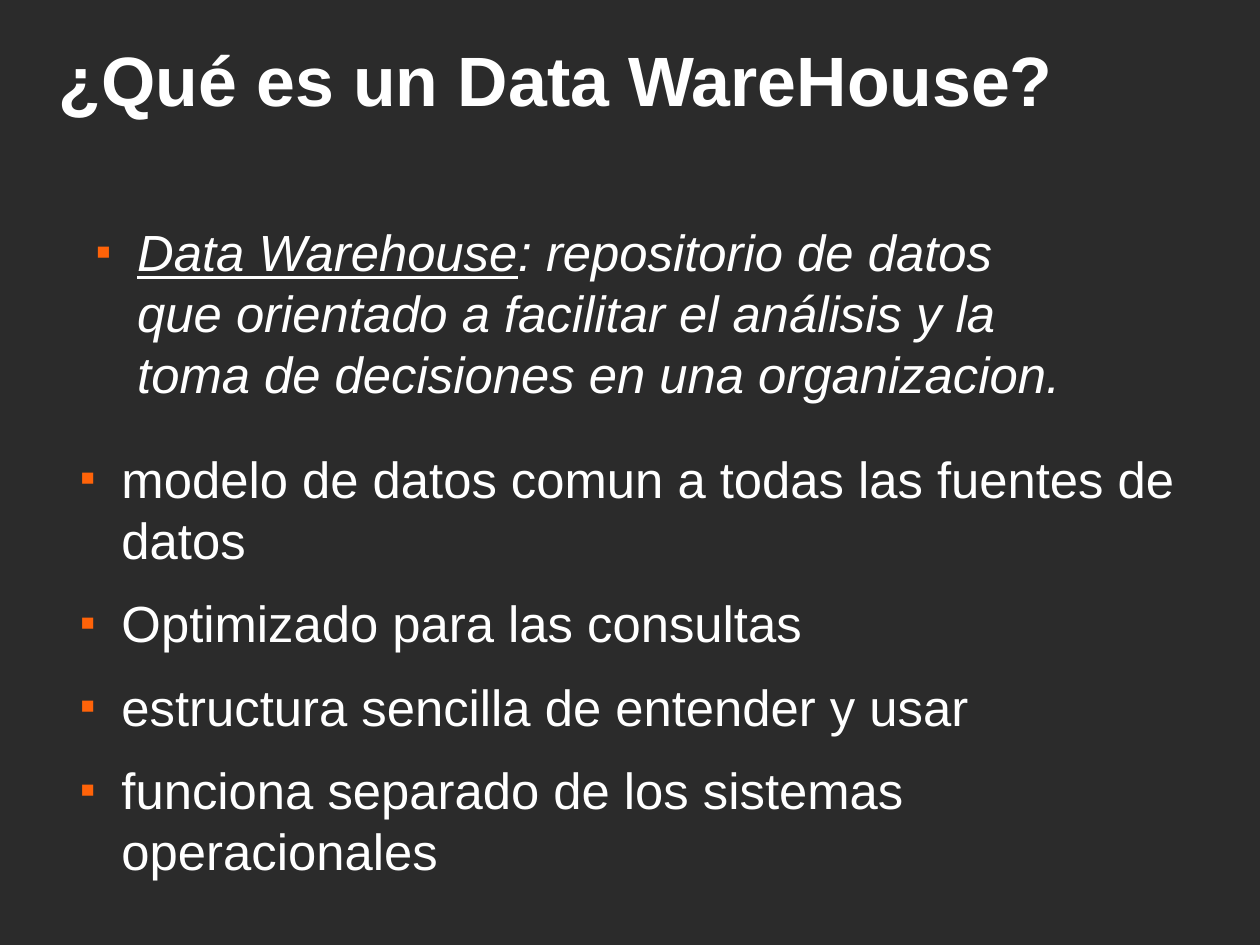
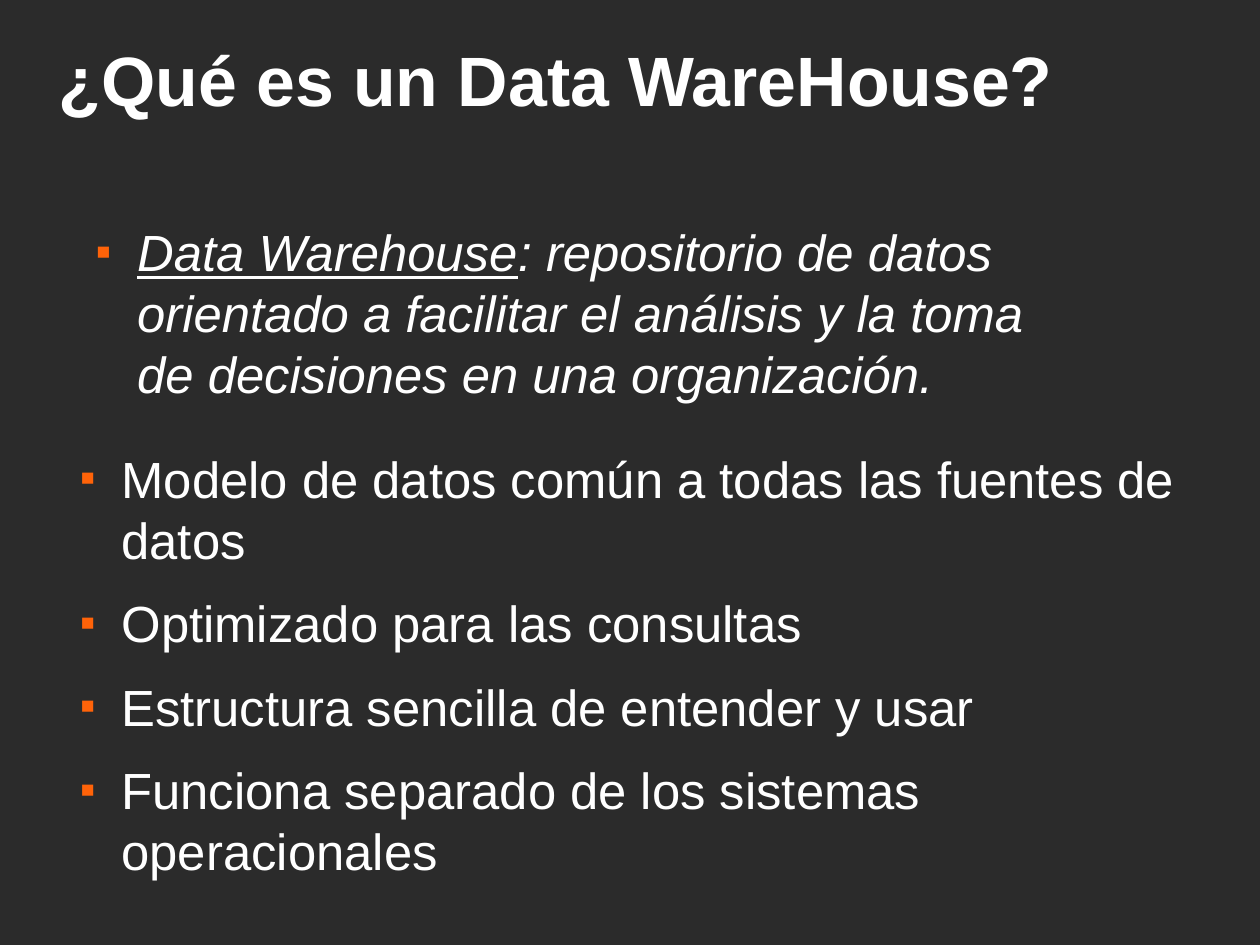
Before and after one commit to ervin45/proyectofinal, a slide deck: slide 7 of doc/material_para_la_catedra/presentacion_final/presentacion_final.odp. Drawn at 1260x945 pixels with LibreOffice and Linux fonts; fonts in the diff are those of the drawing; background and template pictures are left out; a plain dark background stands for a picture behind light text. Boxes give left, top, right and bottom in pixels: in the first picture for what was removed or moved away, otherwise in the second. Text is boxed around its words. In the diff, an @@ line names an element or a change of style, - is before the commit and + after.

```diff
--- a/doc/material_para_la_catedra/presentacion_final/presentacion_final.odp
+++ b/doc/material_para_la_catedra/presentacion_final/presentacion_final.odp
@@ text at [137, 234, 1023, 404]: text changed @@
-  ■ Data Warehouse: repositorio de datos que orientado a facilitar el análisis y la toma de decisiones en una organizacion.
+  ■ Data Warehouse: repositorio de datos orientado a facilitar el análisis y la toma de decisiones en una organización.
@@ text at [121, 460, 1174, 560]: text changed @@
-■ modelo de datos comun a todas las fuentes de datos
+■ Modelo de datos común a todas las fuentes de datos
@@ text at [121, 689, 974, 880]: text changed @@
-■ estructura sencilla de entender y usar
-■ funciona separado de los sistemas operacionales
+■ Estructura sencilla de entender y usar
+■ Funciona separado de los sistemas operacionales
```
Also in this commit, not shown: 21 other slides changed, 7 slides added, 5 slides removed, 2 other files.
